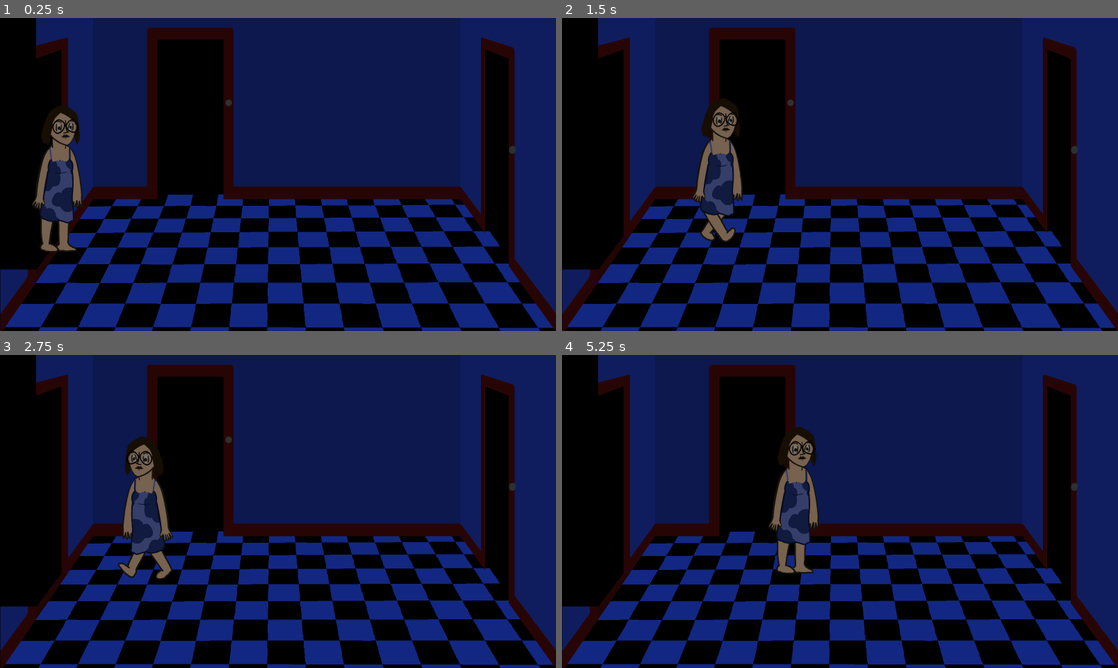
Above: before the commit, frames 1-4 (two rows, left to right).
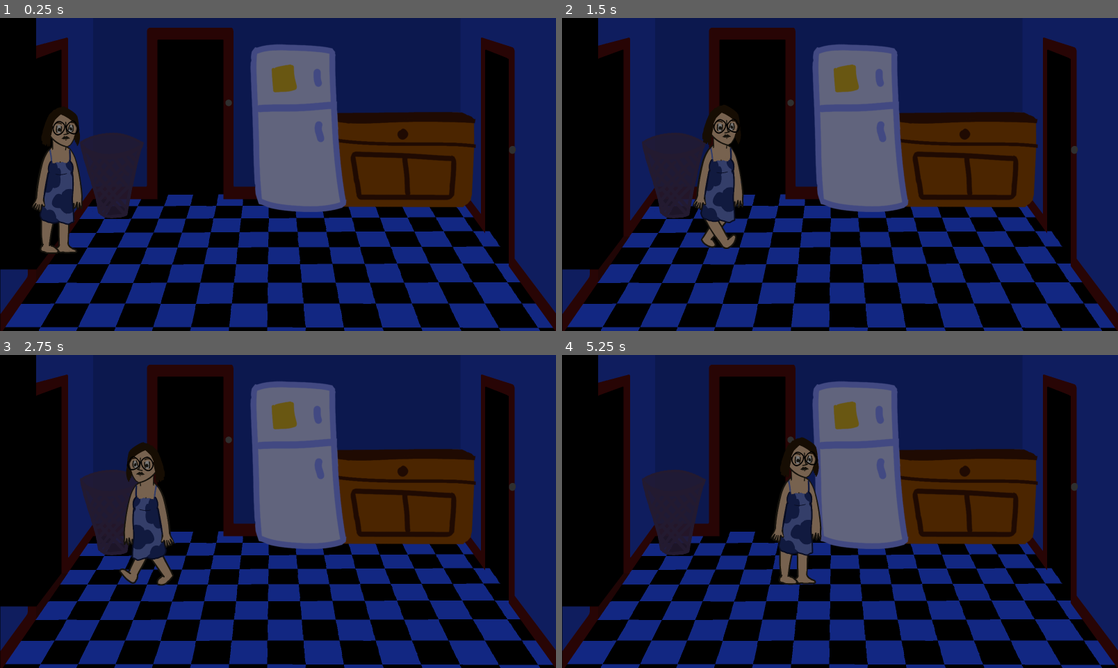
Above: after the commit, the same moments.

Repository: MarmadileManteater/Carbuncle-Game
Game: Godot game, scene res://scenes/kitchen/kitchen.tscn
Same seed, same stepped clock (60 frames per second), same inputs: the game is played once before the commit and once after it. This scene is started directly instead of the project's main scene.
Inputs (mouse positions are in pixels of both pictures, inside the frame that each line leads up to):
- Up to frame 1 (0.25 s): no input
- Up to frame 2 (1.5 s): tap Enter at 0.5 s; move the mouse to (962, 158) at 0.52 s; hold Right (ui_right) from 0.53 s (still down); click (962, 158) at 0.67 s; move the mouse to (728, 190) at 1.27 s
- Up to frame 3 (2.75 s): move the mouse to (333, 442) at 2.02 s; release Right (ui_right) at 2.03 s; hold Left (ui_left) from 2.03 s (still down)
- Up to frame 4 (5.25 s): move the mouse to (812, 574) at 2.77 s; release Left (ui_left) at 2.78 s; hold Right (ui_right) 2.78-4.28 s; click (812, 574) at 2.92 s; move the mouse to (1006, 558) at 3.52 s; move the mouse to (673, 464) at 4.27 s; hold Left (ui_left) 4.28-5.03 s; move the mouse to (867, 511) at 5.02 s; hold Right (ui_right) from 5.03 s (still down); click (867, 511) at 5.17 s

The runs differ from the first frame. In frame 1, 18% of the frame differs, in the area x 5-86%, y 8-75%; in frame 2, 19%; in frame 3, 18%; in frame 4, 19%, in the area x 14-86%, y 8-74%.

Commit message:
Add carbunkle state stuff and kitchen stuff

Diff:
--- a/project/scenes/global/global.gd
+++ b/project/scenes/global/global.gd
@@ -6,7 +6,9 @@
 var state: Dictionary = {}
 var time_elapsed: float = 0.0
 var items: Dictionary = { "dph": false, "doorkey": false }
+var is_kitchen_door_locked: bool = false
 var searches: int = 0
+var carbunkle_state: CarbunkleState = CarbunkleState.new()
 
 # Called when the node enters the scene tree for the first time.
 func _ready() -> void:
@@ -74,6 +76,16 @@
 						loaded_scene.enable_clickable()
 				)
 	)
+	loaded_scene.phase_change.connect(
+		func(phase: int):
+			if phase >= carbunkle_state.phase:
+				$Jukebox.set_track("Phase %d" % phase)
+				carbunkle_state.phase = phase
+	)
+	loaded_scene.carbunkle_move.connect(
+		func(location: CarbunkleState.Location):
+			carbunkle_state.location = location
+	)
 
 	loaded_scene.time_elapsed = time_elapsed
 	loaded_scene.first_time = not state.has(scene_name)
@@ -99,3 +111,20 @@
 func _process(delta: float) -> void:
 	$Inventory/DPH.visible = items["dph"]
 	$Inventory/Key.visible = items["doorkey"]
+
+func knock() -> void:
+	var distance = carbunkle_state.get_distance(loaded_scene_name)
+
+	var sound = carbunkle_state.get_sound(is_kitchen_door_locked)
+
+	var audio_level = 1
+
+	if distance == 1:
+		audio_level = 0.8
+	if distance == 2:
+		audio_level = 0.6
+
+	$SoundMachine.play(sound, audio_level)
+	if sound == SoundMachine.Sound.Busted || sound == SoundMachine.Sound.Opening:
+		$Jukebox.set_track("Phase %d" % 6)
+		carbunkle_state.phase = 6
--- a/project/scenes/global/global.tscn
+++ b/project/scenes/global/global.tscn
@@ -7,6 +7,7 @@
 [ext_resource type="Texture2D" uid="uid://dvnivjsaotr5k" path="res://assets/sprites/key.png" id="5_g0msn"]
 [ext_resource type="PackedScene" uid="uid://bkvjjvf73aaod" path="res://scenes/dialogs/dialogs.tscn" id="6_orsvi"]
 [ext_resource type="PackedScene" uid="uid://cw8n73x31nrww" path="res://scenes/dialog/dialog.tscn" id="7_ht0q6"]
+[ext_resource type="PackedScene" uid="uid://fla105b8cbde" path="res://scenes/sound_machine/sound_machine.tscn" id="8_ht0q6"]
 
 [node name="Global" type="Node2D" unique_id=127505025]
 script = ExtResource("1_bhh4k")
@@ -58,5 +59,10 @@
 position = Vector2(100, 0)
 texture = ExtResource("5_g0msn")
 
+[node name="SoundMachine" parent="." unique_id=1481692606 instance=ExtResource("8_ht0q6")]
+
+[node name="CarbunkleTimer" type="Timer" parent="." unique_id=706440034]
+wait_time = 15.0
+
 [connection signal="capture" from="Cursor" to="." method="_on_cursor_capture"]
 [connection signal="timeout" from="GameTimer" to="." method="_on_game_interval"]
--- a/project/scenes/kitchen/kitchen.tscn
+++ b/project/scenes/kitchen/kitchen.tscn
@@ -3,6 +3,8 @@
 [ext_resource type="Texture2D" uid="uid://buamkleuu3n0r" path="res://assets/sprites/kitchen.png" id="1_5wy2p"]
 [ext_resource type="Script" uid="uid://b7wmpbt85g4dq" path="res://scenes/kitchen/kitchen.gd" id="1_madu1"]
 [ext_resource type="PackedScene" uid="uid://dfm6tfc42k5tf" path="res://scenes/monica/monica.tscn" id="3_o4r6q"]
+[ext_resource type="Texture2D" uid="uid://b7hsdavhm2mur" path="res://assets/sprites/fridge_counter.png" id="4_7wsgf"]
+[ext_resource type="Texture2D" uid="uid://cxubkmwlmxqto" path="res://assets/sprites/trash.png" id="4_yi3jr"]
 
 [sub_resource type="RectangleShape2D" id="RectangleShape2D_0dxmq"]
 size = Vector2(1859, 20)
@@ -21,6 +23,15 @@
 position = Vector2(801, 450)
 texture = ExtResource("1_5wy2p")
 
+[node name="Fridge" type="Sprite2D" parent="." unique_id=717615997]
+modulate = Color(0.50980395, 0.50980395, 0.50980395, 1)
+position = Vector2(1045, 317)
+texture = ExtResource("4_7wsgf")
+
+[node name="Sprite2D2" type="Sprite2D" parent="." unique_id=144576555]
+position = Vector2(327, 455)
+texture = ExtResource("4_yi3jr")
+
 [node name="Monica" parent="." unique_id=184188669 instance=ExtResource("3_o4r6q")]
 modulate = Color(0.46666667, 0.46666667, 0.46666667, 1)
 position = Vector2(177, 464)
@@ -29,8 +40,8 @@
 position = Vector2(197, 725)
 
 [node name="CollisionShape2D" type="CollisionShape2D" parent="StaticBody2D" unique_id=1035187686]
-position = Vector2(715.00006, -103)
-rotation = -0.08726646
+position = Vector2(713.00006, -63)
+rotation = -0.034906585
 shape = SubResource("RectangleShape2D_0dxmq")
 
 [node name="CollisionShape2D2" type="CollisionShape2D" parent="StaticBody2D" unique_id=2123615123]
--- a/project/scenes/room_with_window/room_with_window.gd
+++ b/project/scenes/room_with_window/room_with_window.gd
@@ -65,7 +65,8 @@
 	if monster_at_window:
 		$Monster.show()
 		$Clickable.remove_child($Clickable/Window)
-		set_track("Phase 2")
+		phase_change.emit(2)
+		carbunkle_move.emit(CarbunkleState.Location.BedroomWindow)
 
 func _on_lamp_timer_timeout() -> void:
 	is_lamp_timer_active = false
--- a/project/scenes/room_with_window/room_with_window.tscn
+++ b/project/scenes/room_with_window/room_with_window.tscn
@@ -45,7 +45,7 @@
 visible = false
 position = Vector2(610, 492.00003)
 scale = Vector2(1.633, 1.633)
-frame_progress = 0.42108434
+frame_progress = 0.20866734
 
 [node name="Background" type="Sprite2D" parent="." unique_id=488778490]
 position = Vector2(800, 450)
@@ -59,7 +59,7 @@
 position = Vector2(1310, 524)
 sprite_frames = SubResource("SpriteFrames_0dxmq")
 animation = &"off"
-frame_progress = 0.42156953
+frame_progress = 0.20915252
 
 [node name="Shadow" type="Polygon2D" parent="." unique_id=592220649]
 modulate = Color(0, 0, 0, 0.40392157)
@@ -81,7 +81,6 @@
 [node name="Window" parent="Clickable" unique_id=1515518074 instance=ExtResource("5_ooi6j")]
 visible = false
 position = Vector2(563, 336)
-cursor = 4
 size = Vector2(450, 550)
 scene = "window"
 
@@ -90,7 +89,6 @@
 position = Vector2(1320, 514)
 cursor = 3
 size = Vector2(200, 653)
-scene = null
 
 [node name="Back" parent="Clickable" unique_id=906902008 instance=ExtResource("5_ooi6j")]
 visible = false
--- /dev/null
+++ b/project/scenes/sound_machine/sound_machine.gd
@@ -0,0 +1,35 @@
+extends Node2D
+
+class_name SoundMachine
+
+enum Sound { Knocking, Banging, Jiggling, TryBreaking, WindowKnocking, Busted, Opening }
+
+
+# Called when the node enters the scene tree for the first time.
+func _ready() -> void:
+	pass # Replace with function body.
+
+
+# Called every frame. 'delta' is the elapsed time since the previous frame.
+func _process(delta: float) -> void:
+	pass
+
+func play(sound: Sound, audio_level: float = 1) -> void:
+	var player: AudioStreamPlayer
+	if sound == Sound.Knocking:
+		var knocking = [ $Knocking1, $Knocking2 ]
+		player = knocking[randi_range(0,1)]
+	if sound == Sound.Banging:
+		player = $DoorBanging
+	if sound == Sound.Jiggling:
+		player = $DoorJigglingHandle
+	if sound == Sound.TryBreaking:
+		player = $DoorTryingToBreakIn
+	if sound == Sound.Busted:
+		player = $DoorBustedOpen
+	if sound == Sound.WindowKnocking:
+		player = $WindowKnocking
+	if sound == Sound.Opening:
+		player = $DoorOpening
+	player.volume_linear = audio_level
+	player.play()
--- /dev/null
+++ b/project/scenes/sound_machine/sound_machine.tscn
@@ -0,0 +1,38 @@
+[gd_scene format=3 uid="uid://fla105b8cbde"]
+
+[ext_resource type="AudioStream" uid="uid://d1d02vy6epw3d" path="res://assets/sfx/Door - Knocking 1.ogg" id="1_a47ck"]
+[ext_resource type="Script" uid="uid://bkfxk1jdk4k4q" path="res://scenes/sound_machine/sound_machine.gd" id="1_tt0oq"]
+[ext_resource type="AudioStream" uid="uid://bo8a6kspep5yf" path="res://assets/sfx/Door - Knocking 2.ogg" id="2_tt0oq"]
+[ext_resource type="AudioStream" uid="uid://c0b2dwxda0qna" path="res://assets/sfx/Door - Banging.ogg" id="3_dyia7"]
+[ext_resource type="AudioStream" uid="uid://c5hiwoyoghl0x" path="res://assets/sfx/Window - Knocking.ogg" id="4_b8vg5"]
+[ext_resource type="AudioStream" uid="uid://c3aeyjxx2bgtp" path="res://assets/sfx/Door - Trying to Break.ogg" id="5_3rw7w"]
+[ext_resource type="AudioStream" uid="uid://c6l4iliut2qjy" path="res://assets/sfx/Door - Opening.ogg" id="6_6on40"]
+[ext_resource type="AudioStream" uid="uid://bgvqts4s3mlww" path="res://assets/sfx/Door - Jiggling Handle.ogg" id="7_7lcau"]
+[ext_resource type="AudioStream" uid="uid://cngmmfjbay1gs" path="res://assets/sfx/Door - Busted Open.ogg" id="8_ueknm"]
+
+[node name="SoundMachine" type="Node2D" unique_id=1481692606]
+script = ExtResource("1_tt0oq")
+
+[node name="Knocking1" type="AudioStreamPlayer" parent="." unique_id=1287168001]
+stream = ExtResource("1_a47ck")
+
+[node name="Knocking2" type="AudioStreamPlayer" parent="." unique_id=1636660524]
+stream = ExtResource("2_tt0oq")
+
+[node name="DoorBanging" type="AudioStreamPlayer" parent="." unique_id=172115327]
+stream = ExtResource("3_dyia7")
+
+[node name="WindowKnocking" type="AudioStreamPlayer" parent="." unique_id=484022430]
+stream = ExtResource("4_b8vg5")
+
+[node name="DoorTryingToBreakIn" type="AudioStreamPlayer" parent="." unique_id=138606172]
+stream = ExtResource("5_3rw7w")
+
+[node name="DoorOpening" type="AudioStreamPlayer" parent="." unique_id=844460527]
+stream = ExtResource("6_6on40")
+
+[node name="DoorJigglingHandle" type="AudioStreamPlayer" parent="." unique_id=588849095]
+stream = ExtResource("7_7lcau")
+
+[node name="DoorBustedOpen" type="AudioStreamPlayer" parent="." unique_id=326065728]
+stream = ExtResource("8_ueknm")
--- /dev/null
+++ b/project/scripts/carbunkle_state.gd
@@ -0,0 +1,70 @@
+class_name CarbunkleState
+
+enum Location { Walking, FrontDoor, BedroomWindow, LivingRoomWindow, KitchenDoor }
+
+var location: Location = Location.Walking
+var phase: int = 1
+
+func get_distance(scene_name: String) -> float:
+	var distance = 0
+	if location == Location.FrontDoor:
+		if scene_name == "room_with_window":
+			distance = 1
+		if scene_name == "window":
+			distance = 1
+		if scene_name == "kitchen":
+			distance = 2
+	if location == Location.BedroomWindow:
+		if scene_name == "living_room":
+			distance = 1
+		if scene_name == "kitchen":
+			distance = 2
+	if location == Location.LivingRoomWindow:
+		if scene_name == "room_with_window":
+			distance = 1
+		if scene_name == "window":
+			distance = 1
+		if scene_name == "kitchen":
+			distance = 1
+	if location == Location.KitchenDoor:
+		if scene_name == "room_with_window":
+			distance = 2
+		if scene_name == "window":
+			distance = 2
+		if scene_name == "living_room":
+			distance = 1
+
+	return distance
+
+func get_sound(is_kitchen_door_locked: bool):
+	var sound: SoundMachine.Sound
+	if location == Location.FrontDoor:
+		if phase == 2:
+			sound = SoundMachine.Sound.Knocking
+		if phase == 3:
+			sound = SoundMachine.Sound.Banging
+		if phase == 4:
+			sound = SoundMachine.Sound.Jiggling
+		if phase == 5:
+			sound = SoundMachine.Sound.TryBreaking
+		if phase == 6:
+			sound == SoundMachine.Sound.Busted
+
+	if location == Location.BedroomWindow or location == Location.LivingRoomWindow:
+		sound = SoundMachine.Sound.WindowKnocking
+
+	if location == Location.KitchenDoor:
+		if is_kitchen_door_locked:
+			if phase == 2:
+				sound = SoundMachine.Sound.Knocking
+			if phase == 3:
+				sound = SoundMachine.Sound.Banging
+			if phase == 4:
+				sound = SoundMachine.Sound.Jiggling
+			if phase == 5:
+				sound = SoundMachine.Sound.TryBreaking
+			if phase == 6:
+				sound = SoundMachine.Sound.Busted
+		else:
+			sound = SoundMachine.Sound.Opening
+	return sound
--- a/project/scripts/default_scene.gd
+++ b/project/scripts/default_scene.gd
@@ -8,6 +8,8 @@
 signal on_timeout_trigger_track_change
 signal trigger_track_change
 signal item_obtained
+signal phase_change
+signal carbunkle_move
 
 var time_elapsed: float = 0.0
 var first_time: bool = true
@@ -94,5 +96,6 @@
 	, ConnectFlags.CONNECT_ONE_SHOT)
 	add_child(timer)
 	timer.start(0.5)
+
 func capture() -> void:
 	pass
Not shown, added: project/assets/sprites/backdoor_closed.png.import
Not shown, added: project/assets/sprites/backdoor_lock_locked.png.import
Not shown, added: project/assets/sprites/backdoor_lock_unlocked.png.import
Not shown, added: project/assets/sprites/backdoor_open.png.import
Not shown, added: project/assets/sprites/basement_door_closed.png.import
Not shown, added: project/assets/sprites/basement_door_open.png.import
Not shown, added: project/assets/sprites/basement_lock_locked.png.import
Not shown, added: project/assets/sprites/basement_lock_unlocked.png.import
Binary file added: project/assets/sprites/fridge_counter.png
Not shown, added: project/assets/sprites/fridge_counter.png.import
Not shown, added: project/assets/sprites/kitchen_1.png.import
Not shown, added: project/assets/sprites/kitchen_full.png.import
(and 4 more such lines)
